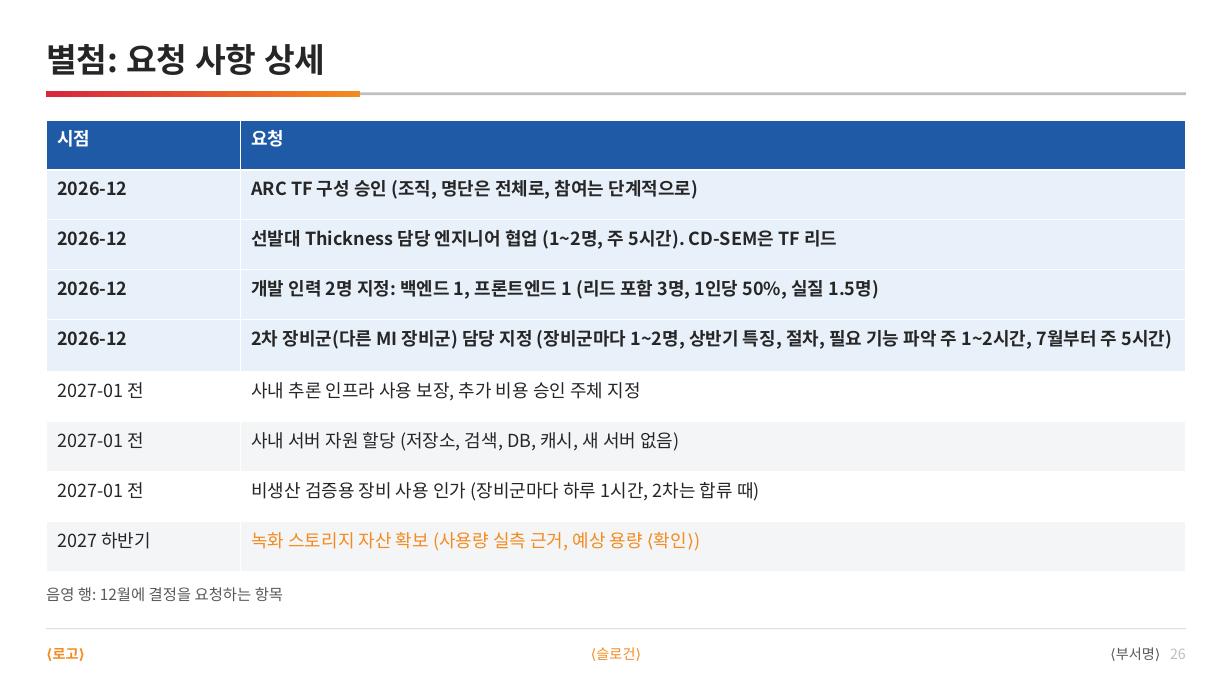
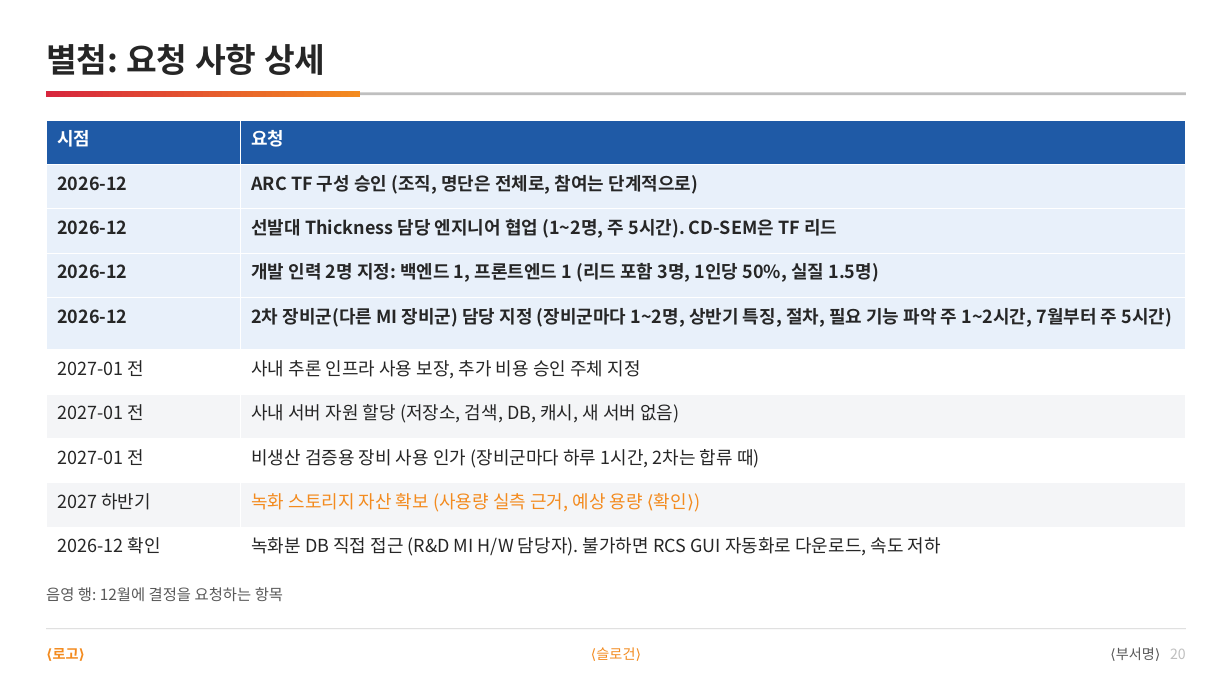
Before and after one commit to DarrenKoi/pm_notes, a slide deck: slide 20 of my-task/arc-tf/deliverables/arc-tf-team-full.pptx (slide 26 before the commit). Drawn at 1232x693 pixels with LibreOffice and Linux fonts; fonts in the diff are those of the drawing. Boxes give left, top, right and bottom in pixels: in the first picture for what was removed or moved away, otherwise in the second. Text is boxed around its words. In the diff, an @@ line names an element or a change of style, - is before the commit and + after.

```diff
--- a/my-task/arc-tf/deliverables/arc-tf-team-full.pptx
+++ b/my-task/arc-tf/deliverables/arc-tf-team-full.pptx
@@ table at [46,120,1186,564] @@
+row 10: 2026-12 확인 | 녹화분 DB 직접 접근 (R&D MI H/W 담당자). 불가하면 RCS GUI 자동화로 다운로드, 속도 저하
@@ text at [1116,647,1186,660]: text changed @@
-⟨부서명⟩ 26
+⟨부서명⟩ 20
```
Also in this commit, not shown: 14 other slides changed, 6 slides removed, 5 other files.
